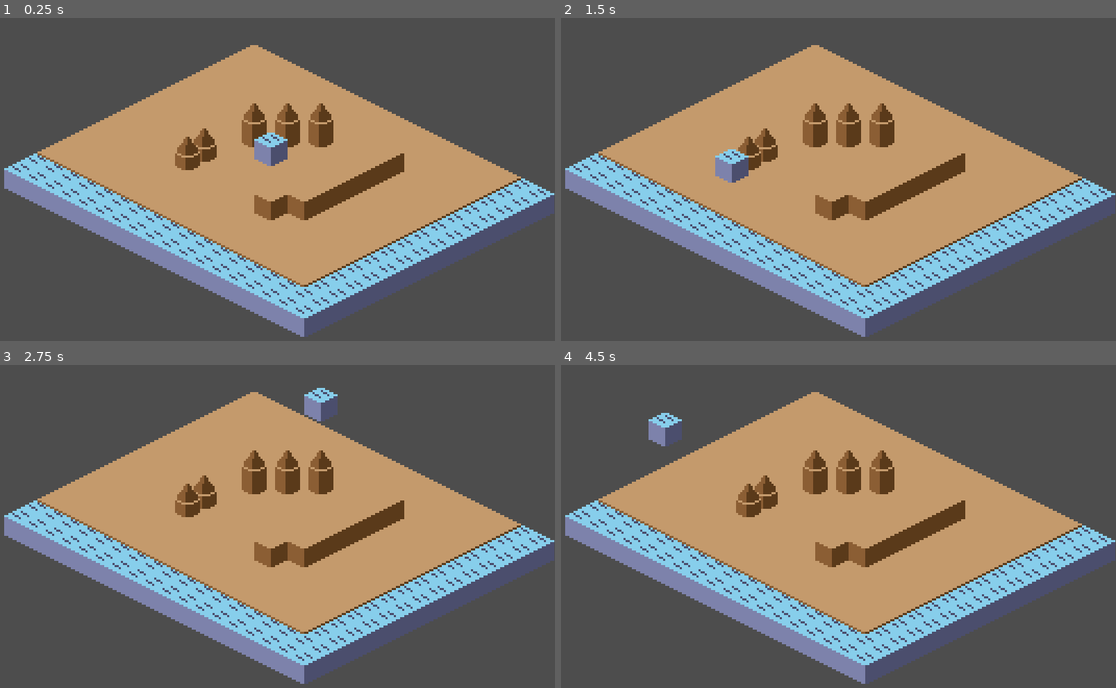
Above: before the commit, frames 1-4 (two rows, left to right).
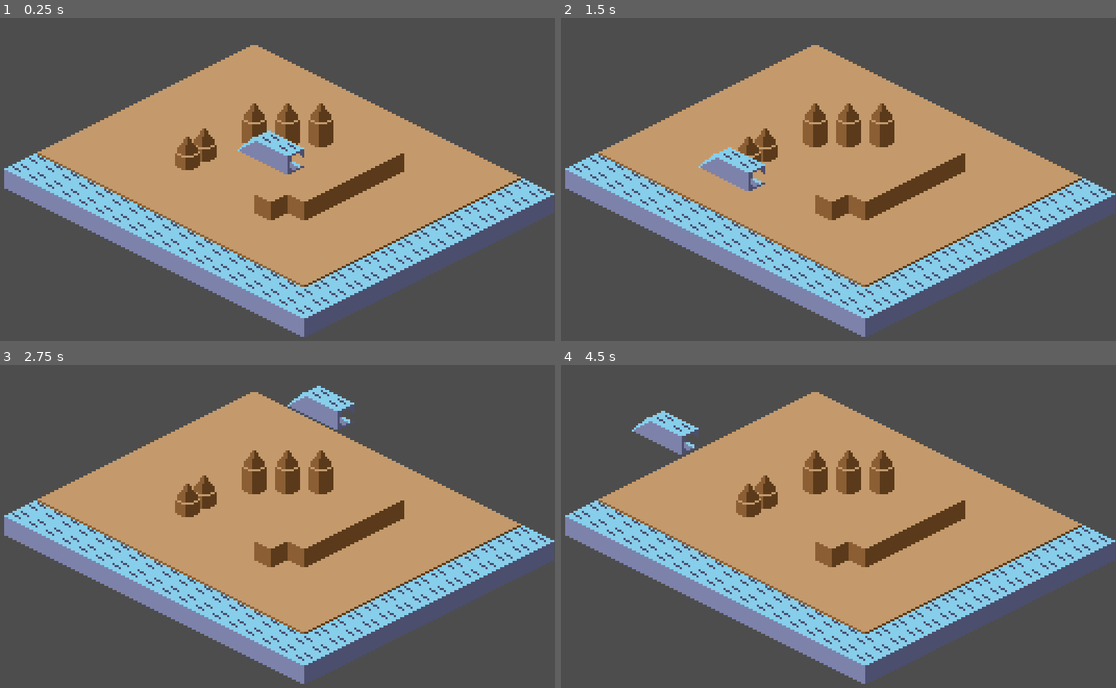
Above: after the commit, the same moments.

Repository: macmist/game-off-2025-waves
Game: Godot game, scene res://scene.tscn
The game is run twice, just before and just after one commit, with the same random seed, the same clock (stepped at 60 frames per second) and the same inputs.
Inputs (mouse positions are in pixels of both pictures, inside the frame that each line leads up to):
- Up to frame 1 (0.25 s): no input
- Up to frame 2 (1.5 s): tap Enter at 0.5 s; move the mouse to (960, 137) at 0.52 s; tap Space at 1.25 s; move the mouse to (727, 179) at 1.27 s
- Up to frame 3 (2.75 s): tap Enter at 2 s; move the mouse to (333, 413) at 2.02 s
- Up to frame 4 (4.5 s): tap Space at 2.75, 4.25 s; move the mouse to (810, 587) at 2.77 s; tap Enter at 3.5 s; move the mouse to (1005, 568) at 3.52 s; move the mouse to (672, 442) at 4.27 s

The runs differ from the first frame. In frame 1, 0.6% of the frame differs, in the area x 42-55%, y 34-49%; in frame 2, 0.6%; in frame 3, 0.6%; in frame 4, 0.6%.

Commit message:
feat: fist draft of a wave

Diff:
--- a/scene.tscn
+++ b/scene.tscn
@@ -38,16 +38,32 @@
 position = Vector2(379, 506)
 script = ExtResource("2_vsuty")
 
+[node name="Sprite2D3" type="Sprite2D" parent="Wave"]
+texture_filter = 1
+position = Vector2(-8, -4)
+texture = ExtResource("1_r5ucq")
+hframes = 4
+vframes = 3
+frame = 8
+
 [node name="Sprite2D" type="Sprite2D" parent="Wave"]
 texture_filter = 1
 texture = ExtResource("1_r5ucq")
 hframes = 4
-vframes = 2
+vframes = 3
 frame = 4
 
 [node name="CollisionShape2D" type="CollisionShape2D" parent="Wave"]
 shape = SubResource("CircleShape2D_i8vqw")
 
+[node name="Sprite2D2" type="Sprite2D" parent="Wave"]
+texture_filter = 1
+position = Vector2(8, 4)
+texture = ExtResource("1_r5ucq")
+hframes = 4
+vframes = 3
+frame = 7
+
 [node name="Camera2D" type="Camera2D" parent="."]
 position = Vector2(483, 463)
 zoom = Vector2(3, 3)
--- a/tileset.tres
+++ b/tileset.tres
@@ -19,6 +19,8 @@
 1:1/0/texture_origin = Vector2i(0, -5)
 2:1/0 = 0
 2:1/0/texture_origin = Vector2i(0, -5)
+3:1/0 = 0
+3:1/0/texture_origin = Vector2i(0, -5)
 
 [resource]
 tile_shape = 1
Binary file changed: isometrictiles.png
